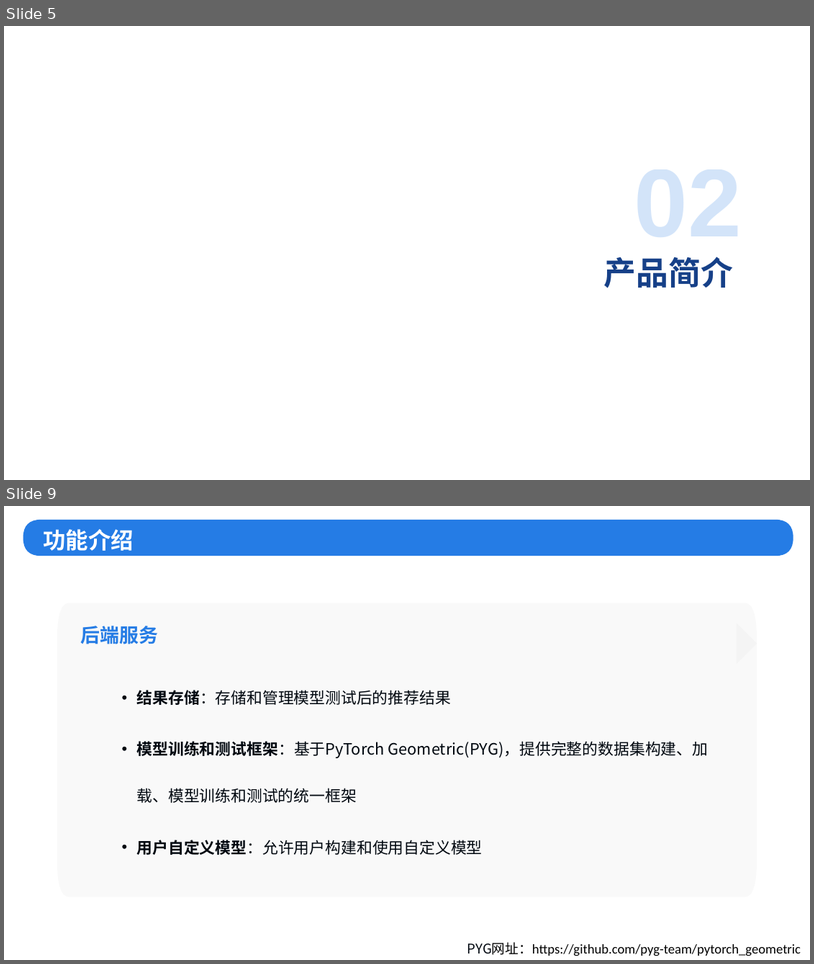
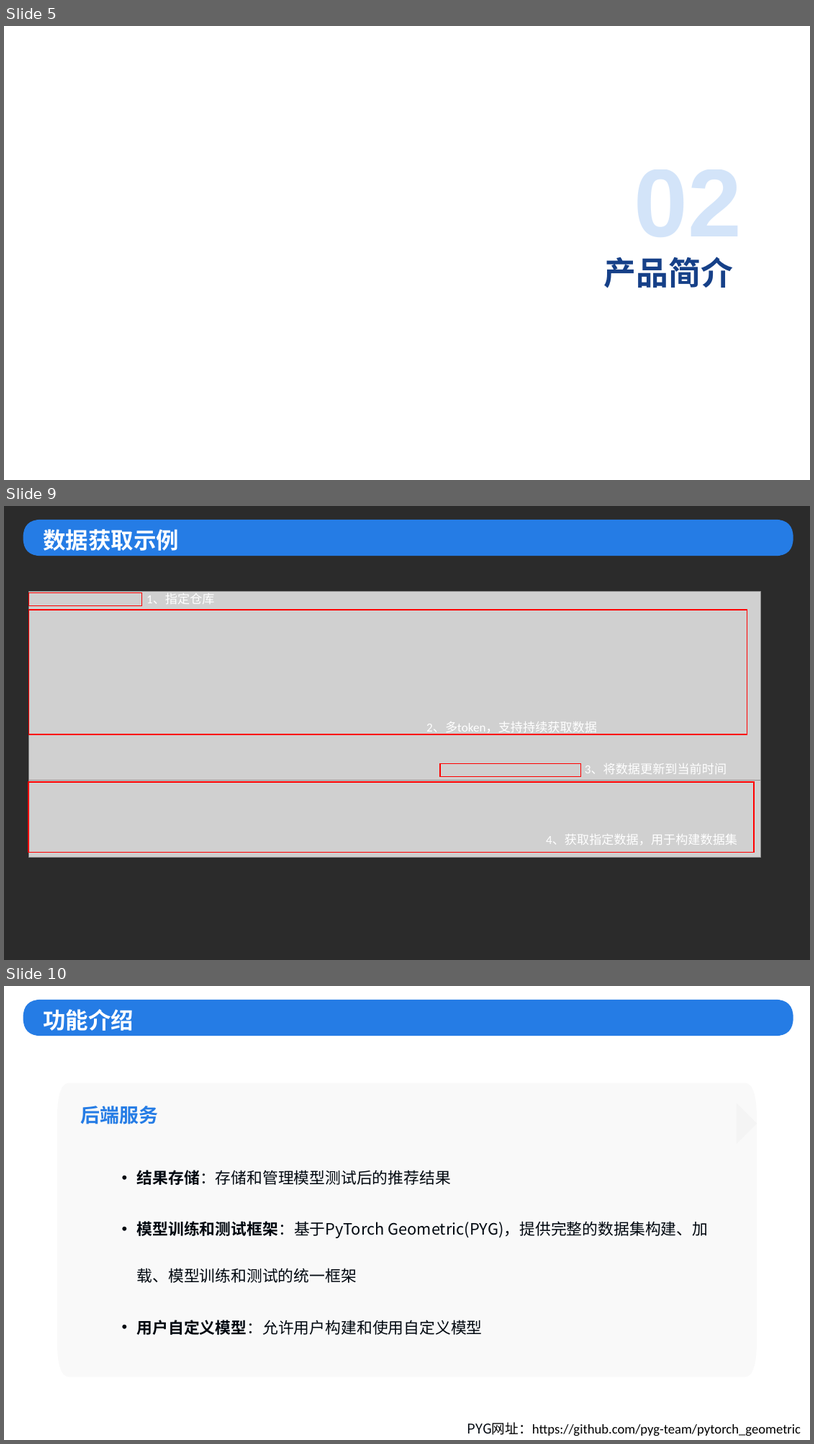
Before and after one commit to zhingoll/Issue-Assigner-BaaS, a slide deck: 初赛/OpenRank杯初赛-灵配.pptx. Shown one above the other, each under a label of ours: slides 5 and 9 before the commit, slides 5, 9 and 10 after it; the slides between them are not shown. The pictures are 814x964 and 814x1444 pixels, drawn with LibreOffice and Linux fonts; fonts in the diff are those of the drawing; grey boxes stand for pictures; background and template pictures are left out; a plain dark background stands for a picture behind light text. Boxes give left, top, right and bottom in pixels: in the first picture for what was removed or moved away, otherwise in the second. Text is boxed around its words. In the diff, an @@ line names an element or a change of style, - is before the commit and + after.

```diff
--- a/初赛/OpenRank杯初赛-灵配.pptx
+++ b/初赛/OpenRank杯初赛-灵配.pptx
@@ slide 9 added at (4,506,810,960), background picture (left out) @@
@@ freeform shape added at (23,520,795,556), fill #257CE5 @@
@@ text added at (44,529,179,551), 20.2 pt, text #FFFFFF, bold @@
+数据获取示例
@@ picture added at (29,592,761,781) @@
@@ rectangle added at (29,610,748,735), outline #FF0000 1 pt @@
@@ rectangle added at (29,592,142,605), outline #FF0000 1 pt @@
@@ text added at (147,593,214,604), 11 pt, text #FFFFFF @@
+1、指定仓库
@@ text added at (427,721,597,735), 11 pt, text #FFFFFF @@
+2、多token，支持持续获取数据
@@ rectangle added at (440,763,581,776), outline #FF0000 1 pt @@
@@ text added at (585,764,727,774), 11 pt, text #FFFFFF @@
+3、将数据更新到当前时间
@@ rectangle added at (28,782,754,852), outline #FF0000 1 pt @@
@@ picture added at (29,780,761,857) @@
@@ text added at (546,834,738,844), 11 pt, text #FFFFFF @@
+4、获取指定数据，用于构建数据集
@@ what was slide 9 is now slide 10 @@
```
Also in this commit, not shown: 3 slides changed.
